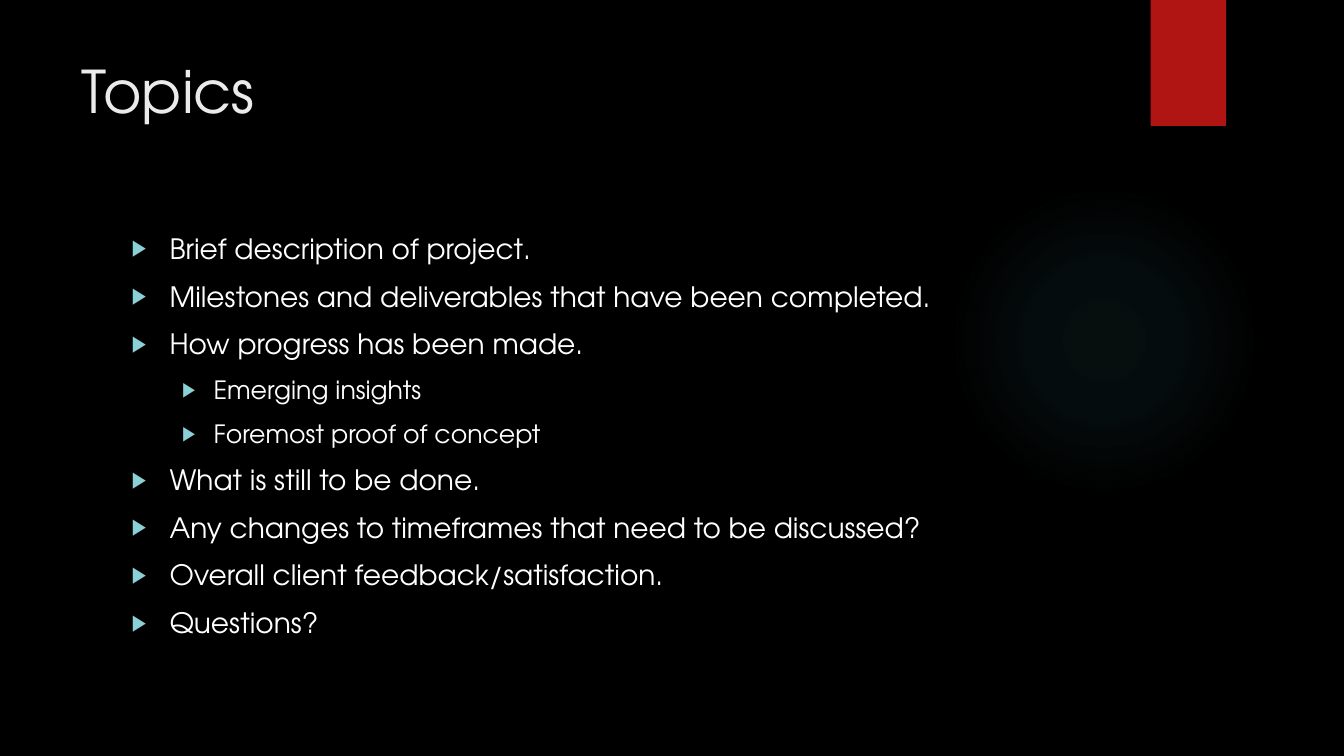
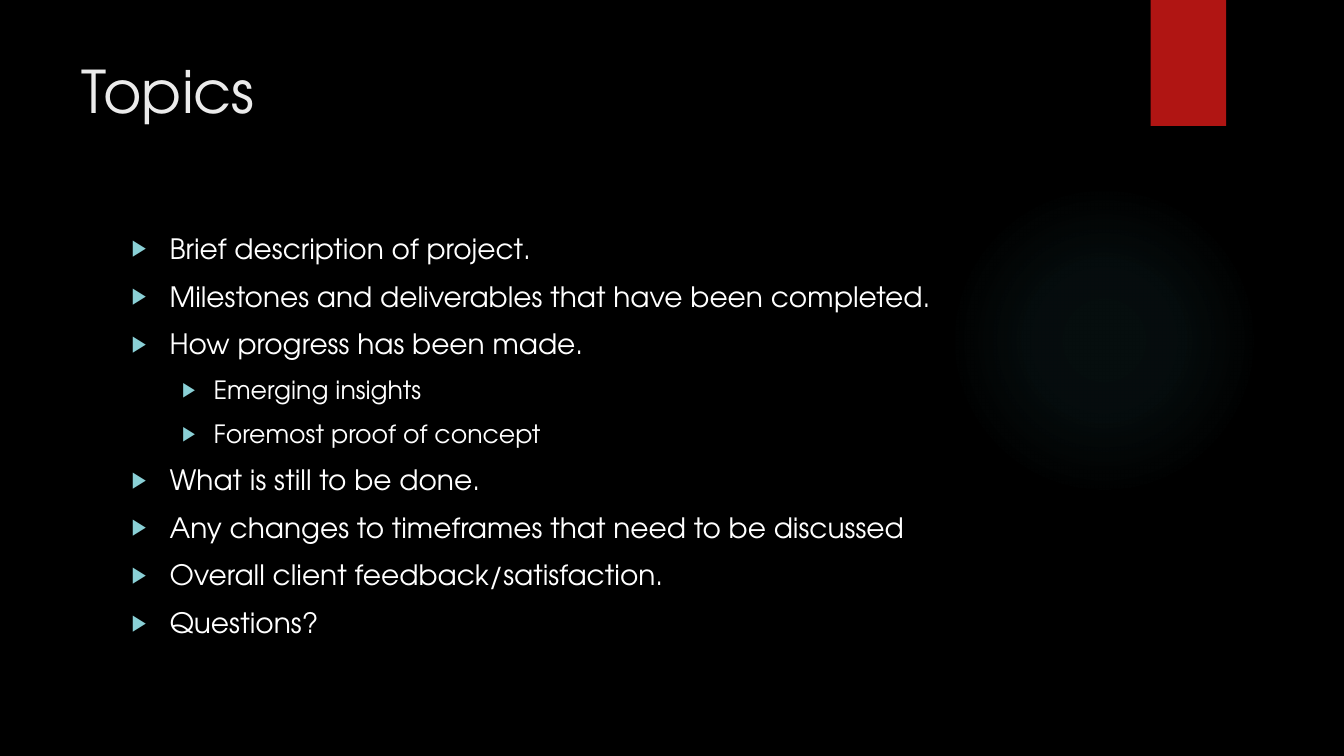
Before and after one commit to DavidSushames/BHB-Capstone, a slide deck: slide 3 of Academic Documents/Powerpoint wkg/Mid project Update - Sam v1 10-09.pptx. Drawn at 1344x756 pixels with LibreOffice and Linux fonts; fonts in the diff are those of the drawing; background and template pictures are left out. Boxes give left, top, right and bottom in pixels: in the first picture for what was removed or moved away, otherwise in the second. Text is boxed around its words. In the diff, an @@ line names an element or a change of style, - is before the commit and + after.

```diff
--- a/Academic Documents/Powerpoint wkg/Mid project Update - Sam v1 10-09.pptx
+++ b/Academic Documents/Powerpoint wkg/Mid project Update - Sam v1 10-09.pptx
@@ text at box(170, 517, 904, 544): text changed @@
-▶ Any changes to timeframes that need to be discussed?
+▶ Any changes to timeframes that need to be discussed
```
Also in this commit, not shown: 5 other files.
